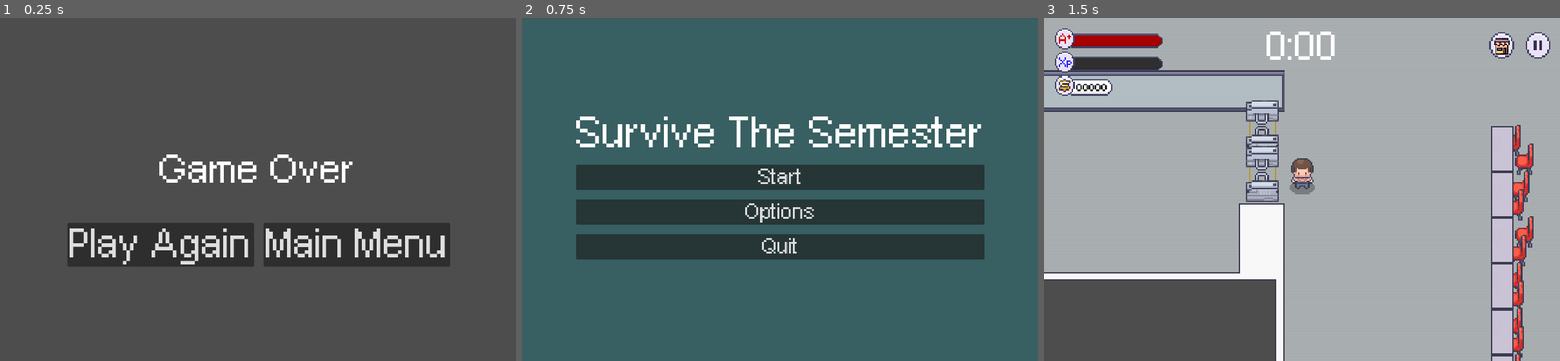
Above: before the commit, frames 1-3 (left to right).
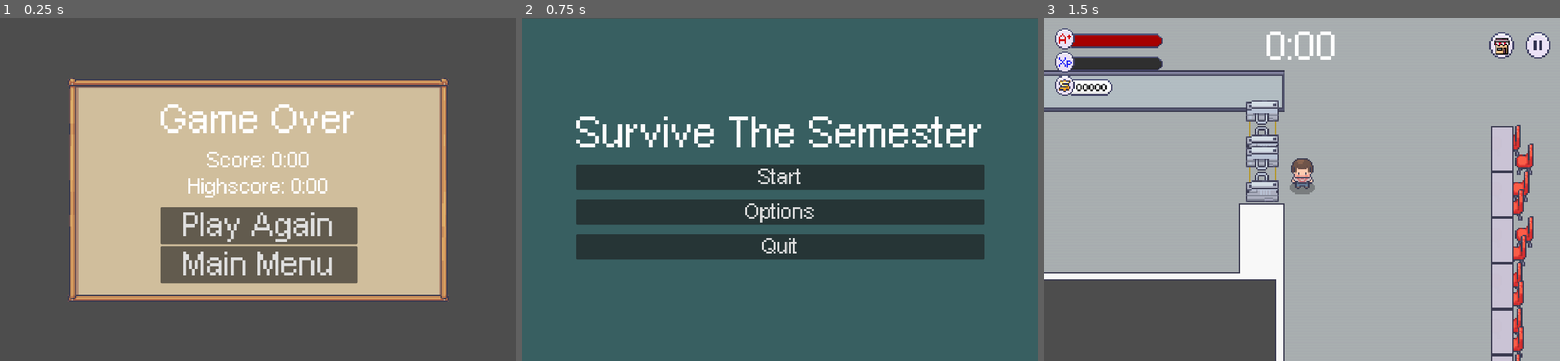
Above: after the commit, the same moments.

Repository: LimZiJia/SurviveTheSemester
Game: Godot game, scene res://scenes/ui/end_screen.tscn
The game is run twice, just before and just after one commit, with the same random seed, the same clock (stepped at 60 frames per second) and the same inputs. This scene is started directly instead of the project's main scene. Sound files missing from this copy of the repository are replaced by a short silence.
Inputs:
- Up to frame 1 (0.25 s): no input
- Up to frame 2 (0.75 s): click "Main Menu" at 0.5 s
- Up to frame 3 (1.5 s): click "Start" at 1.25 s

The runs differ from the first frame. In frame 1, 43% of the frame differs, in the area x 13-88%, y 17-83%; in frame 2, nothing differs; in frame 3, nothing differs.

Commit message:
Added highscore functionality and screen

Diff:
--- /dev/null
+++ b/resources/save_game/save_game.gd
@@ -0,0 +1,17 @@
+class_name SaveGame
+extends Resource
+
+const SAVE_GAME_PATH := "user://save.tres"
+
+@export var highscore: int = 0
+
+func write_savegame() -> void:
+	ResourceSaver.save(self, SAVE_GAME_PATH)
+
+
+static func save_exists() -> bool:
+	return ResourceLoader.exists(SAVE_GAME_PATH)
+
+
+static func load_savegame() -> Resource:
+	return ResourceLoader.load(SAVE_GAME_PATH, "")
--- /dev/null
+++ b/resources/save_game/save_game.tres
@@ -0,0 +1,7 @@
+[gd_resource type="Resource" script_class="SaveGame" load_steps=2 format=3 uid="uid://8j71jwmftj1l"]
+
+[ext_resource type="Script" path="res://resources/save_game/save_game.gd" id="1_cqqc5"]
+
+[resource]
+script = ExtResource("1_cqqc5")
+highscore = 0
--- a/scenes/ui/end_screen.gd
+++ b/scenes/ui/end_screen.gd
@@ -1,4 +1,13 @@
 extends CanvasLayer
+
+var save_game: SaveGame
+var score: int:
+	set = set_score
+
+@onready var game_over_timer := $GameOverTimer as Timer
+@onready var message_label := %MessageLabel as Label
+@onready var score_label := %ScoreLabel as Label
+@onready var highscore_label := %HighscoreLabel as Label
 
 @onready var replay_button = %ReplayButton as Button
 @onready var main_menu_button = %MainMenuButton as Button
@@ -6,13 +15,8 @@
 func _ready() -> void:
 	get_tree().paused = true
 
-	$GameOverTimer.timeout.connect(on_game_over_timer_timeout)
 	replay_button.pressed.connect(on_replay_button_pressed)
 	main_menu_button.pressed.connect(on_main_menu_button_pressed)
-
-
-func on_game_over_timer_timeout() -> void:
-	$MessageLabel.text = "Survive The Semester"
 
 
 func on_replay_button_pressed() -> void:
@@ -25,3 +29,29 @@
 	SceneChanger.change_scene("res://scenes/ui/start_screen.tscn")
 	get_tree().paused = false
 	queue_free()
+
+
+func set_score(score: int) -> void:
+	if SaveGame.save_exists():
+		save_game = SaveGame.load_savegame() as SaveGame
+	else:
+		save_game = SaveGame.new()
+
+	if score > save_game.highscore:
+		save_game.highscore = score
+		message_label.text = "New Highscore!"
+
+	save_game.write_savegame()
+
+	score_label.text = "Score: %s" % format_seconds_to_string(score)
+	highscore_label.text = "Highscore: %s" % format_seconds_to_string(save_game.highscore)
+
+
+func format_seconds_to_string(seconds: int) -> String:
+	var hours = floor(seconds / 3600.0)
+	var minutes = floor(int(seconds / 60.0) % 60)
+	var remaining_seconds = seconds % 60
+	if hours == 0:
+		return "%d:%02d" % [minutes, remaining_seconds]
+	else:
+		return "%d:%02d:%02d" % [hours, minutes, remaining_seconds]
--- a/scenes/ui/end_screen.tscn
+++ b/scenes/ui/end_screen.tscn
@@ -6,52 +6,75 @@
 process_mode = 3
 script = ExtResource("1_03yv1")
 
-[node name="MessageLabel" type="Label" parent="."]
+[node name="PanelContainer" type="PanelContainer" parent="."]
+custom_minimum_size = Vector2(800, 400)
 anchors_preset = 8
 anchor_left = 0.5
 anchor_top = 0.5
 anchor_right = 0.5
 anchor_bottom = 0.5
-offset_left = -540.0
-offset_top = -120.0
-offset_right = 540.0
-offset_bottom = 40.0
+offset_left = -300.0
+offset_top = -200.0
+offset_right = 300.0
+offset_bottom = 200.0
 grow_horizontal = 2
 grow_vertical = 2
+mouse_filter = 2
+
+[node name="MarginContainer" type="MarginContainer" parent="PanelContainer"]
+layout_mode = 2
+theme_override_constants/margin_left = 24
+theme_override_constants/margin_top = 24
+theme_override_constants/margin_right = 24
+theme_override_constants/margin_bottom = 24
+
+[node name="CenterContainer" type="CenterContainer" parent="PanelContainer/MarginContainer"]
+layout_mode = 2
+
+[node name="VBoxContainer" type="VBoxContainer" parent="PanelContainer/MarginContainer/CenterContainer"]
+layout_mode = 2
+mouse_filter = 2
+theme_override_constants/separation = 20
+
+[node name="MessageLabel" type="Label" parent="PanelContainer/MarginContainer/CenterContainer/VBoxContainer"]
+unique_name_in_owner = true
+layout_mode = 2
 theme_override_font_sizes/font_size = 60
 text = "Game Over"
 horizontal_alignment = 1
 vertical_alignment = 1
-autowrap_mode = 2
 
-[node name="Buttons" type="HSplitContainer" parent="."]
-anchors_preset = 8
-anchor_left = 0.5
-anchor_top = 0.5
-anchor_right = 0.5
-anchor_bottom = 0.5
-offset_left = -327.0
-offset_top = 70.0
-offset_right = 328.0
-offset_bottom = 161.0
-grow_horizontal = 2
-grow_vertical = 2
-theme_override_constants/separation = 20
-metadata/_edit_group_ = true
+[node name="VBoxContainer" type="VBoxContainer" parent="PanelContainer/MarginContainer/CenterContainer/VBoxContainer"]
+layout_mode = 2
+theme_override_constants/separation = 10
 
-[node name="ReplayButton" type="Button" parent="Buttons"]
+[node name="ScoreLabel" type="Label" parent="PanelContainer/MarginContainer/CenterContainer/VBoxContainer/VBoxContainer"]
 unique_name_in_owner = true
 layout_mode = 2
-theme_override_font_sizes/font_size = 60
+theme_override_font_sizes/font_size = 32
+text = "Score: 0:00"
+horizontal_alignment = 1
+vertical_alignment = 1
+
+[node name="HighscoreLabel" type="Label" parent="PanelContainer/MarginContainer/CenterContainer/VBoxContainer/VBoxContainer"]
+unique_name_in_owner = true
+layout_mode = 2
+theme_override_font_sizes/font_size = 32
+text = "Highscore: 0:00"
+horizontal_alignment = 1
+vertical_alignment = 1
+
+[node name="VBoxContainer2" type="VBoxContainer" parent="PanelContainer/MarginContainer/CenterContainer/VBoxContainer"]
+layout_mode = 2
+
+[node name="ReplayButton" type="Button" parent="PanelContainer/MarginContainer/CenterContainer/VBoxContainer/VBoxContainer2"]
+unique_name_in_owner = true
+layout_mode = 2
+theme_override_font_sizes/font_size = 50
 text = "Play Again"
 
-[node name="MainMenuButton" type="Button" parent="Buttons"]
+[node name="MainMenuButton" type="Button" parent="PanelContainer/MarginContainer/CenterContainer/VBoxContainer/VBoxContainer2"]
 unique_name_in_owner = true
 layout_mode = 2
-theme_override_font_sizes/font_size = 60
+theme_override_font_sizes/font_size = 50
 text = "Main Menu"
-
-[node name="GameOverTimer" type="Timer" parent="."]
-wait_time = 2.0
-one_shot = true
-autostart = true
--- a/scenes/world/world.gd
+++ b/scenes/world/world.gd
@@ -10,3 +10,4 @@
 func on_player_dead() -> void:
 	var end_screen_instance = end_screen_scene.instantiate()
 	add_child(end_screen_instance)
+	end_screen_instance.score = $TimeManager.get_time_elapsed()
Not shown: 1 places in resources/audio/audio.tres that only renumber resources
